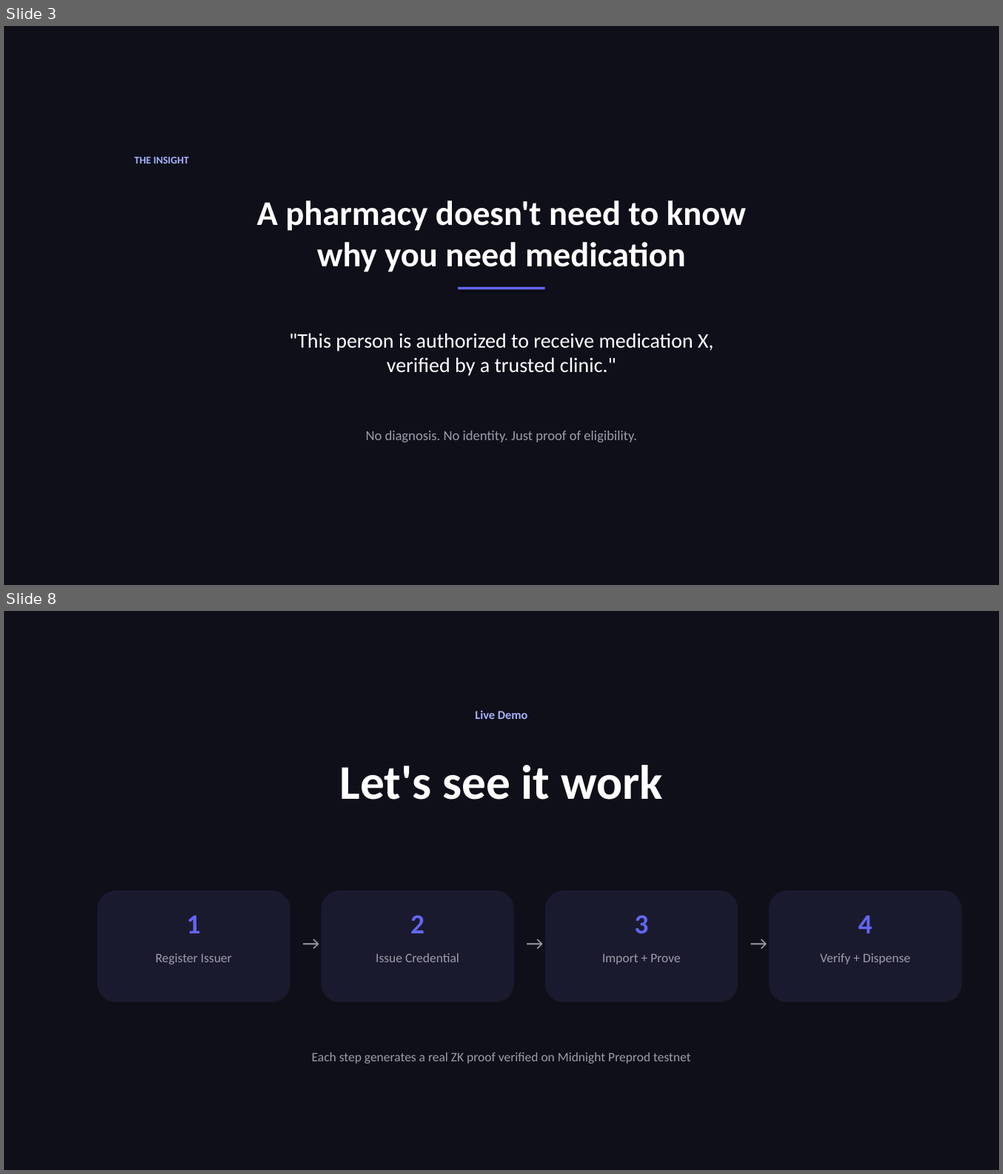
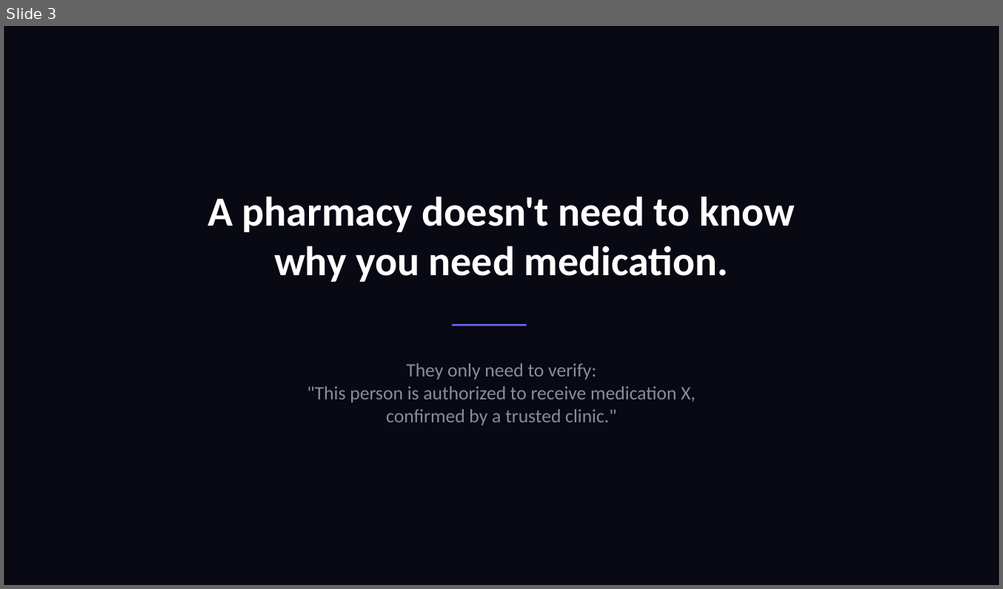
Before and after one commit to 0xNoramiya/nightrx, a slide deck: NightRx-Pitch-Deck.pptx. Shown one above the other, each under a label of ours: slides 3 and 8 before the commit, slide 3 after it; the slides between them are not shown. The pictures are 1003x1174 and 1003x589 pixels, drawn with LibreOffice and Linux fonts; fonts in the diff are those of the drawing. Boxes give left, top, right and bottom in pixels: in the first picture for what was removed or moved away, otherwise in the second. Text is boxed around its words. In the diff, an @@ line names an element or a change of style, - is before the commit and + after.

```diff
--- a/NightRx-Pitch-Deck.pptx
+++ b/NightRx-Pitch-Deck.pptx
@@ slide 8 removed at (4,611,999,1170), background #0F0F1A @@
@@ text removed at (475,710,528,719) @@
-Live Demo
@@ text removed at (339,765,663,800) @@
-Let's see it work
@@ rounded rectangle removed at (97,891,290,1002) @@
@@ rounded rectangle removed at (321,891,514,1002) @@
@@ rounded rectangle removed at (545,891,737,1002) @@
@@ rounded rectangle removed at (768,891,962,1002) @@
@@ text removed at (187,915,201,934) @@
-1
@@ text removed at (410,915,424,934) @@
-2
@@ text removed at (634,915,649,934) @@
-3
@@ text removed at (858,915,872,934) @@
-4
@@ text removed at (296,928,321,959) @@
-→
@@ text removed at (520,928,545,959) @@
-→
@@ text removed at (744,928,768,959) @@
-→
@@ text removed at (156,954,232,965) @@
-Register Issuer
@@ text removed at (375,954,459,963) @@
-Issue Credential
@@ text removed at (602,954,680,965) @@
-Import + Prove
@@ text removed at (819,954,910,965) @@
-Verify + Dispense
@@ text removed at (312,1053,691,1064) @@
-Each step generates a real ZK proof verified on Midnight Preprod testnet
@@ slide 3 changed as well @@
@@ background #0F0F1A to #090914 @@
@@ text removed at (134,157,189,164) @@
-THE INSIGHT
@@ text at (208,196,794,282): text changed; size 40 to 48 pt @@
-A pharmacy doesn't need to know
-why you need medication
+A pharmacy doesn't need to know
+why you need medication.
@@ rectangle: place and size @@
-rectangle at (458,287,545,289)
+rectangle at (452,324,526,326)
@@ text at (307,363,695,426): text changed; size 24 to 22 pt; text colour #FFFFFF to #8B8B9E @@
-"This person is authorized to receive medication X,
-verified by a trusted clinic."
+They only need to verify:
+"This person is authorized to receive medication X,
+confirmed by a trusted clinic."
@@ text removed at (366,431,637,443) @@
-No diagnosis. No identity. Just proof of eligibility.
```
Also in this commit, not shown: 4 other slides changed, 9 slides added, 6 other slides removed.
